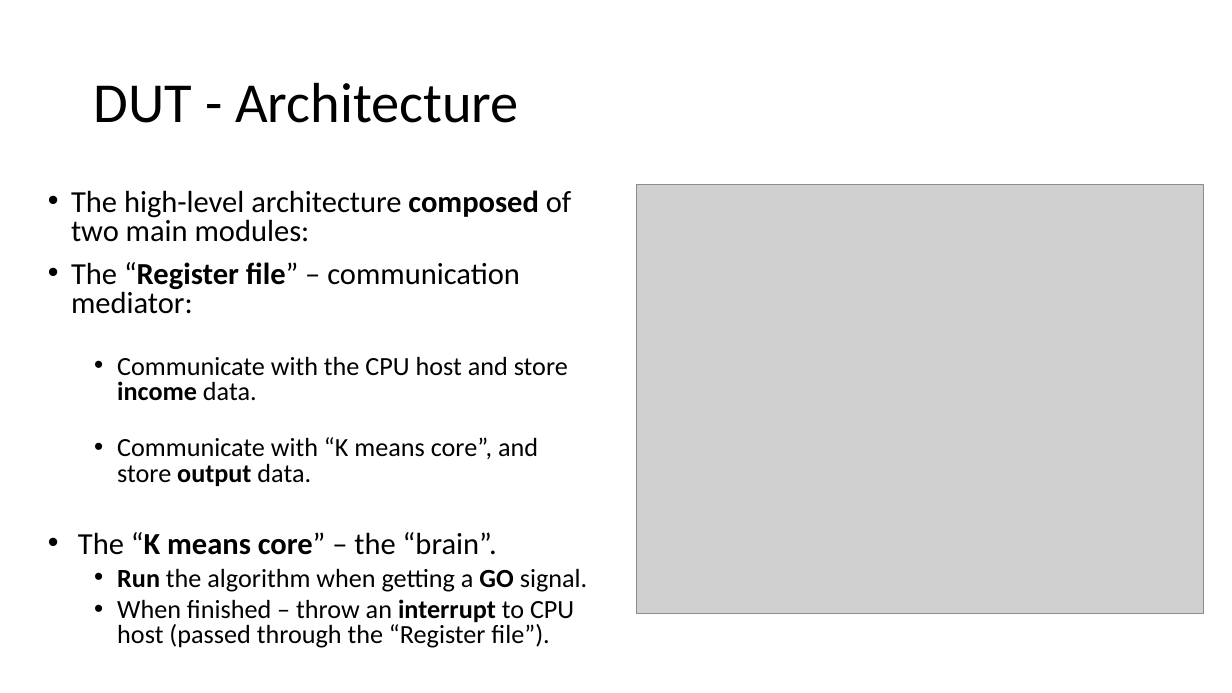
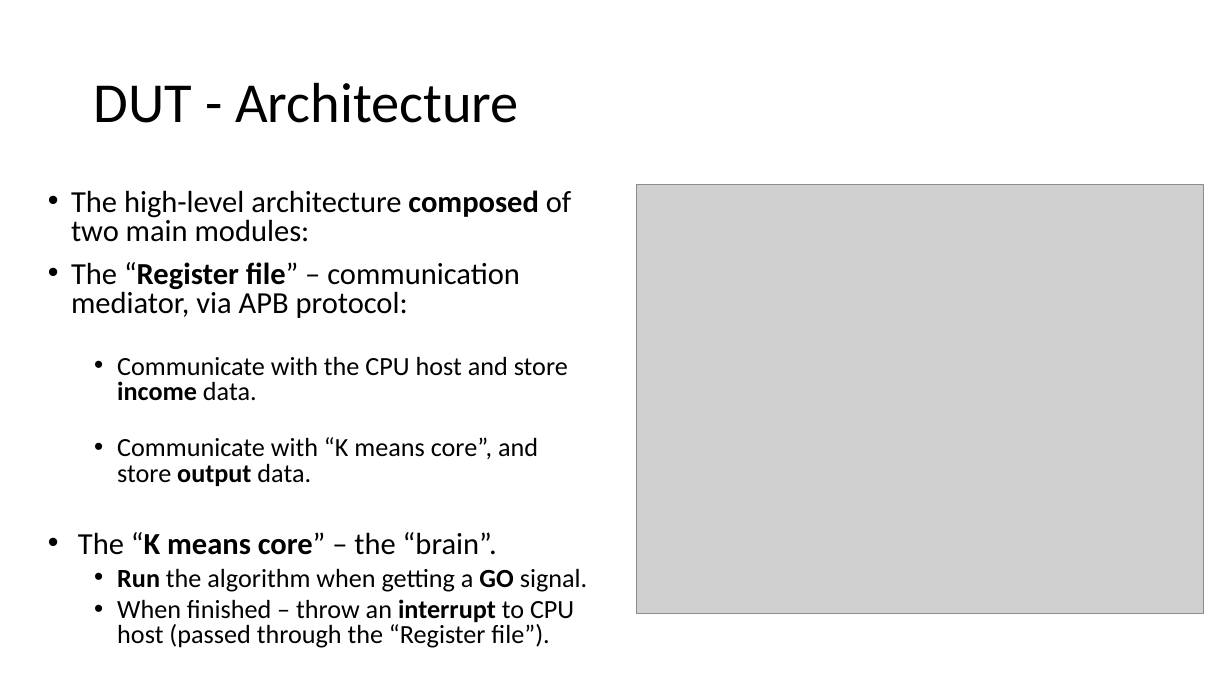
Before and after one commit to liotahuf/UVM_project, a slide deck: slide 16 of Final presentation 3.pptx (slide 15 before the commit). Drawn at 1232x693 pixels with LibreOffice and Linux fonts; fonts in the diff are those of the drawing; grey boxes stand for pictures. Boxes give left, top, right and bottom in pixels: in the first picture for what was removed or moved away, otherwise in the second. Text is boxed around its words. In the diff, an @@ line names an element or a change of style, - is before the commit and + after.

Commit message:
update v3

```diff
--- a/Final presentation 3.pptx
+++ b/Final presentation 3.pptx
@@ text at (x1=71, y1=262, x2=520, y2=318): text changed @@
-• The “Register file” – communication mediator:
+• The “Register file” – communication mediator, via APB protocol:
```
Also in this commit, not shown: 1 slide added.
